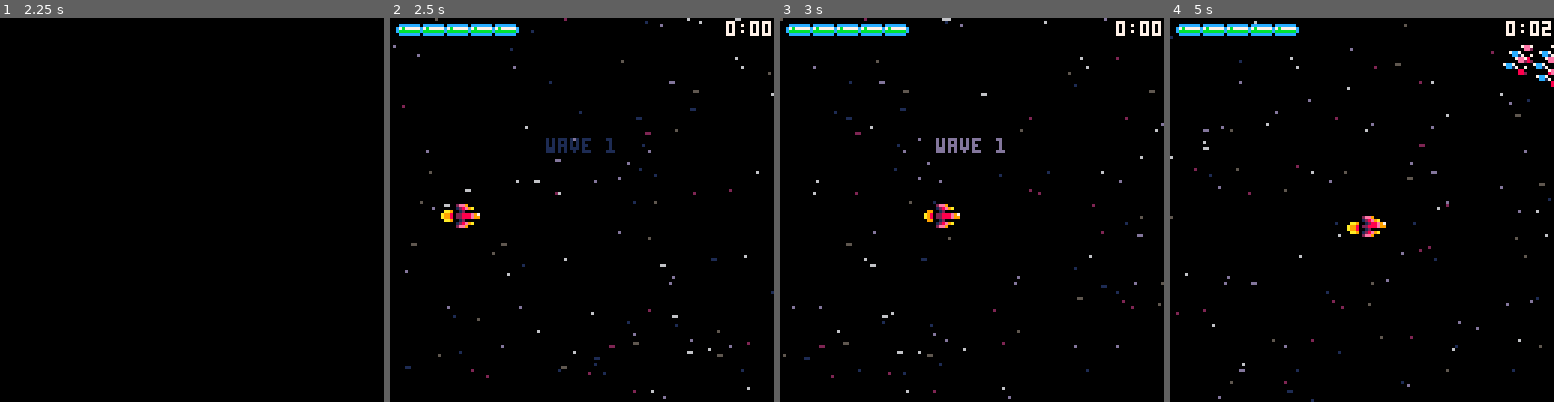
Above: before the commit, frames 1-4 (left to right).
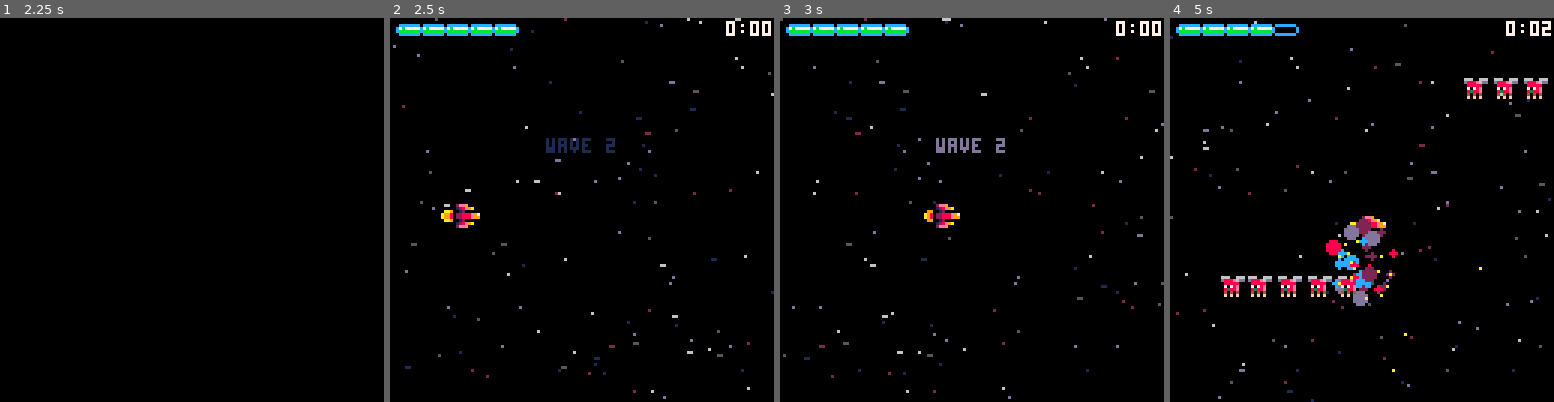
Above: after the commit, the same moments.

Repository: chmestan/PICO8-Shmup
Game: PICO-8 cartridge shmup.p8
Same seed, same stepped clock (60 frames per second), same inputs: the game is played once before the commit and once after it.
Inputs:
- Up to frame 1 (2.25 s): tap X (X key) at 0.33, 1.07, 1.85 s; hold Right 1.6-2.1 s; hold Up from 2.15 s (still down)
- Up to frame 2 (2.5 s): release Up at 2.42 s; hold Right from 2.47 s (still down)
- Up to frame 3 (3 s): keep holding Right; tap X (X key) at 2.97 s
- Up to frame 4 (5 s): release Right at 3.03 s; hold Left 3.08-3.58 s; hold Down 3.63-3.97 s; hold Right 4.02-4.68 s; tap X (X key) at 4.08 s; hold Up from 4.73 s (still down)

Frame 1 is identical in both runs. In frame 2, less than 0.1% of the frame differs, in the area x 56-59%, y 31-35%; in frame 3, less than 0.1%; in frame 4, 3.6%, in the area x 13-100%, y 2-93%.

Commit message:
Draft wave 2

Diff:
--- a/shmup.p8
+++ b/shmup.p8
@@ -19,7 +19,7 @@
 
  music(2)
 
- wave=1
+ wave=2
  wavetime=64
 
  ship=
@@ -111,15 +111,13 @@
   return
  end
 
- if wave==1 then
-  for enm in all(enemies) do
-   if enm.mission == "attack" then
-    mvmt1(enm)
-   elseif enm.mission == "hover" then
-    enm.mission = "attack"
-   end
-  end
- end
+-- if wave==1 or wave == 2 then
+--  for enm in all(enemies) do
+--   if enm.mission == "hover" then
+--    enm.mission = "attack"
+--   end
+--  end
+-- end
 
  if mode=="game" and #enemies == 0 then
 	 nextwave()
@@ -548,12 +546,16 @@
 function spawnwave(nb)
  if nb == 1 then
   placeenm({
-  {0,1,1,0},
-  {1,1,1,1},
-  {1,1,1,1},
-  {0,1,1,0}},80,10)
+  {1,1},
+  {1,1}},80,20)
+  placeenm({
+  {1,1},
+  {1,1}},80,83)
  elseif nb == 2 then
- --
+  placeenm({
+	  {2,2,2,2,2}},75,20)
+	 placeenm({
+	  {2,2,2,2,2}},1,80)
  end
 end
 
@@ -600,13 +602,17 @@
   	end
   	enm.b=6
    enm.hp=2
-   enm.spd=1
 
   elseif tp == 2 then
   	for i=64,69 do
   	 add(enm.anim,i)
   	end
    enm.hp=5
+   if #enemies >=5 then
+    enm.spd = -1
+--    enm.x=enx*1.5+5
+-- 		 enm.y=eny*1.5-5
+   end
 
   elseif tp == 3 then
   	for i=70,79 do
@@ -635,7 +641,6 @@
   	enm.mission = "attack"
   	enm.x=enm.posx
   	enm.y=enm.posy
-  	enm.spd=1
   end
 
  add(enemies, enm)
@@ -862,7 +867,7 @@
  elseif enm.mission == "hover" then
 
  elseif enm.mission == "attack" then
-  targetplayer(enm)
+  enemymvmt(enm,wave)
  end
 end
 
@@ -897,7 +902,7 @@
   if abs(e.posx-e.x)<0.3 and
    abs(e.posy-e.y)<0.3
    then
-    e.mission = "hover"
+    e.mission = "attack"
   end
 end
 
@@ -911,6 +916,15 @@
 
  enm.x += normx * enm.spd
  enm.y += normy * enm.spd/2
+end
+
+function enemymvmt(enm,nb)
+ if nb==1 then
+  targetplayer(enm)
+  mvmt1(enm)
+ elseif nb==2 then
+  mvmt2(enm)
+ end
 end
 
 function mvmt1(enm)
@@ -918,6 +932,13 @@
  if globalt%rndf == 0 then
 		enm.x += (rnd() - 0.5)*3
 		enm.y += (rnd() - 0.5)*3
+ end
+end
+
+function mvmt2(enm)
+ enm.x-=enm.spd
+ if enm.x<=-8 then
+  enm.x = 129
  end
 end
 
